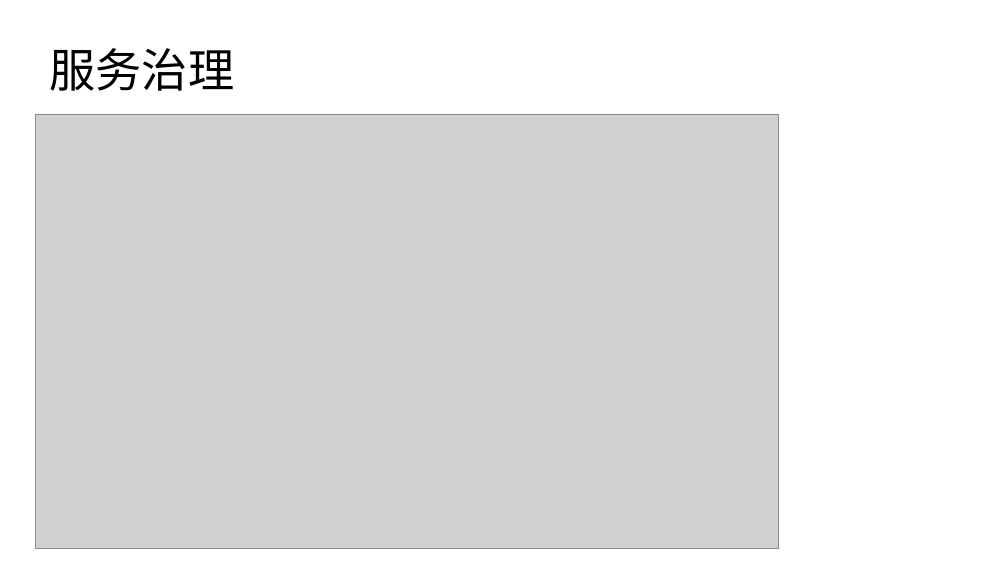
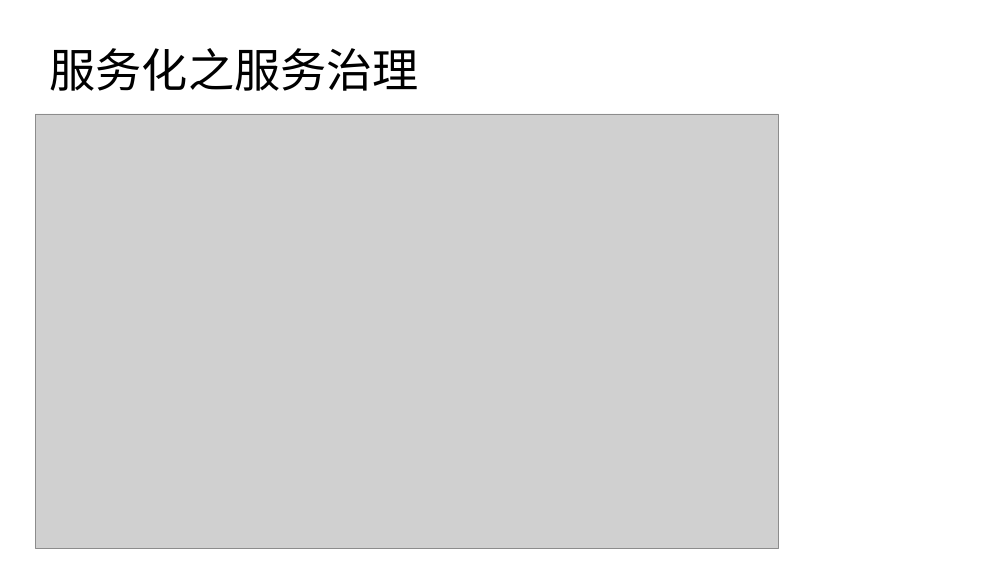
Before and after one commit to haydenwang/docs-all, a slide deck: slide 11 of 互联网技术架构变迁.pptx. Drawn at 1008x567 pixels with LibreOffice and Linux fonts; fonts in the diff are those of the drawing; grey boxes stand for pictures. Boxes give left, top, right and bottom in pixels: in the first picture for what was removed or moved away, otherwise in the second. Text is boxed around its words. In the diff, an @@ line names an element or a change of style, - is before the commit and + after.

```diff
--- a/互联网技术架构变迁.pptx
+++ b/互联网技术架构变迁.pptx
@@ title at <box>49,48,419,91</box>: text changed @@
-服务治理
+服务化之服务治理
```
Also in this commit, not shown: 9 other slides changed, 5 slides added, 3 slides removed, 2 other files.
